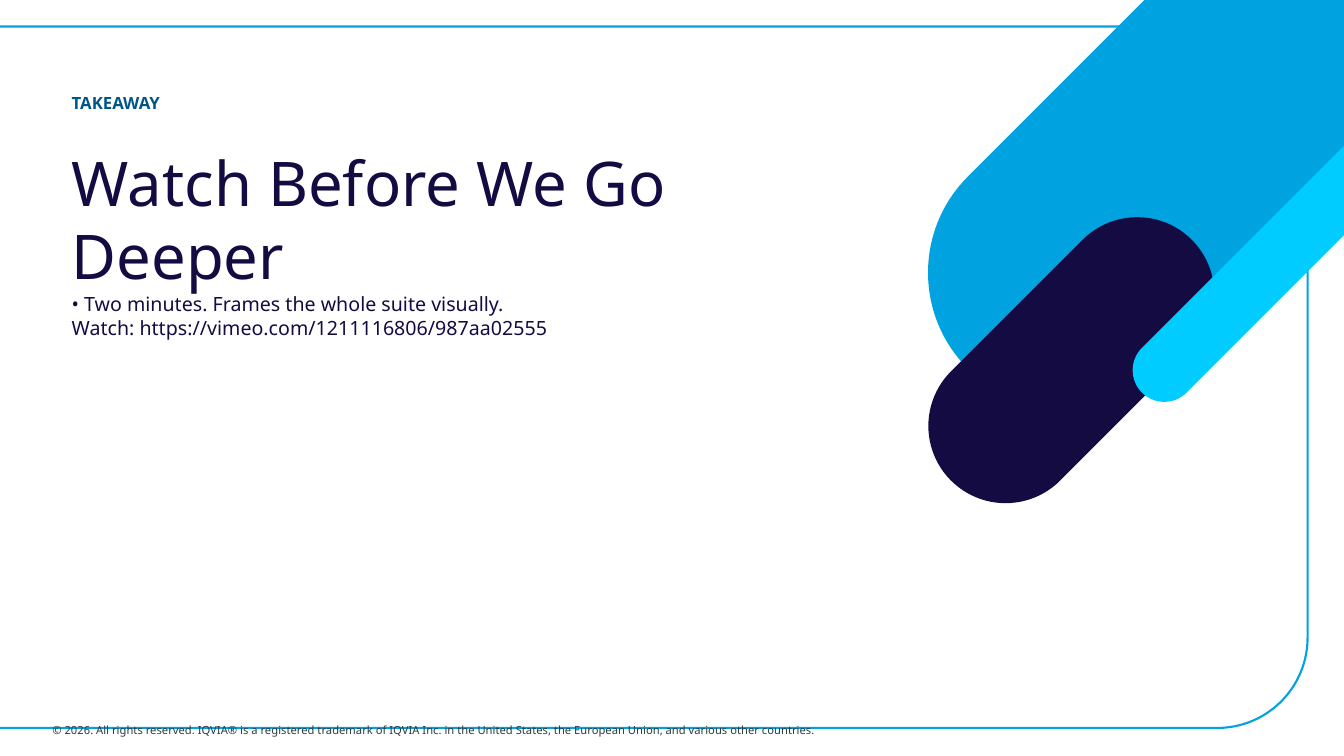
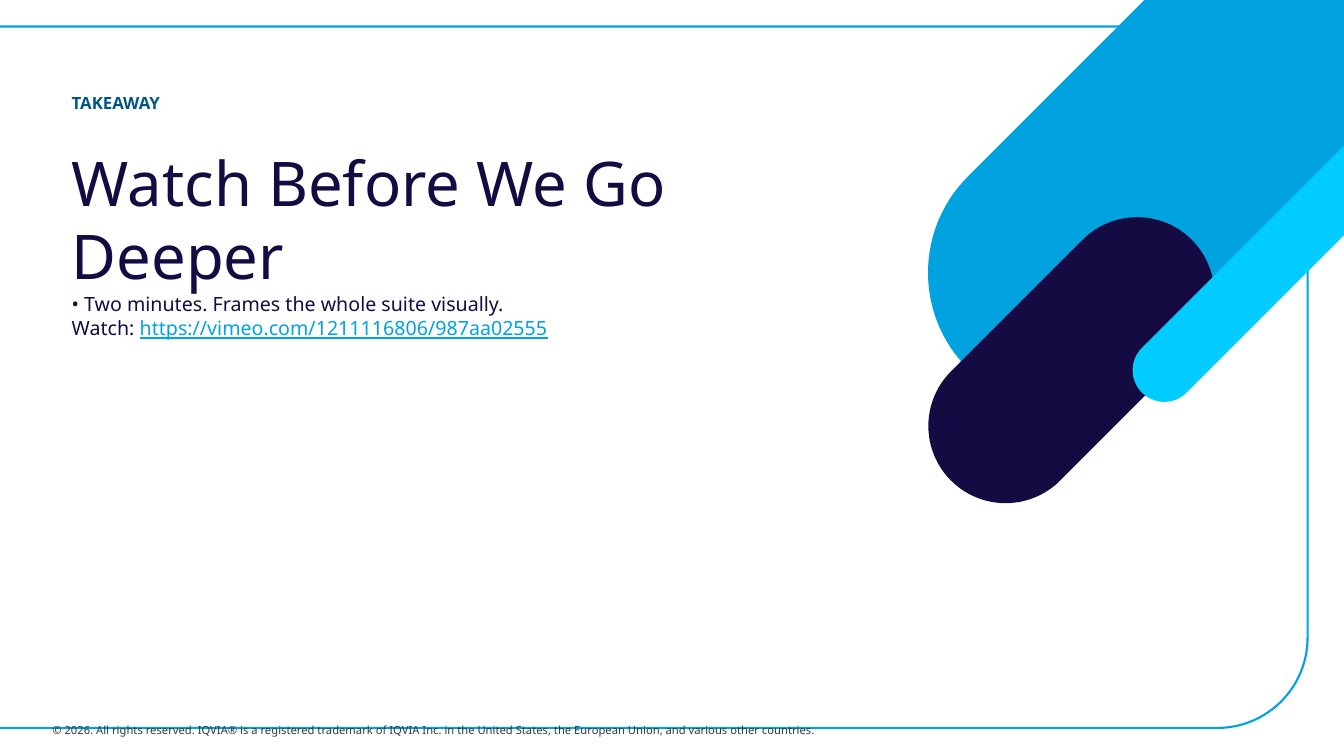
Before and after one commit to jdidonatojr/aila-course-files-test, a slide deck: slide 8 of retemplated/Are-You-Ready-for-Every-Conversation-at-TechIQ-IQVIA.pptx. Drawn at 1344x756 pixels with LibreOffice and Linux fonts; fonts in the diff are those of the drawing; background and template pictures are left out. Boxes give left, top, right and bottom in pixels: in the first picture for what was removed or moved away, otherwise in the second. Text is boxed around its words. In the diff, an @@ line names an element or a change of style, - is before the commit and + after.

```diff
--- a/retemplated/Are-You-Ready-for-Every-Conversation-at-TechIQ-IQVIA.pptx
+++ b/retemplated/Are-You-Ready-for-Every-Conversation-at-TechIQ-IQVIA.pptx
@@ title at (72,293,548,340): text colour #140B42 to #00A3E0, underline on in "https://vimeo.com/1211116806/987aa02555" @@
```
Also in this commit, not shown: 2 other slides changed.
